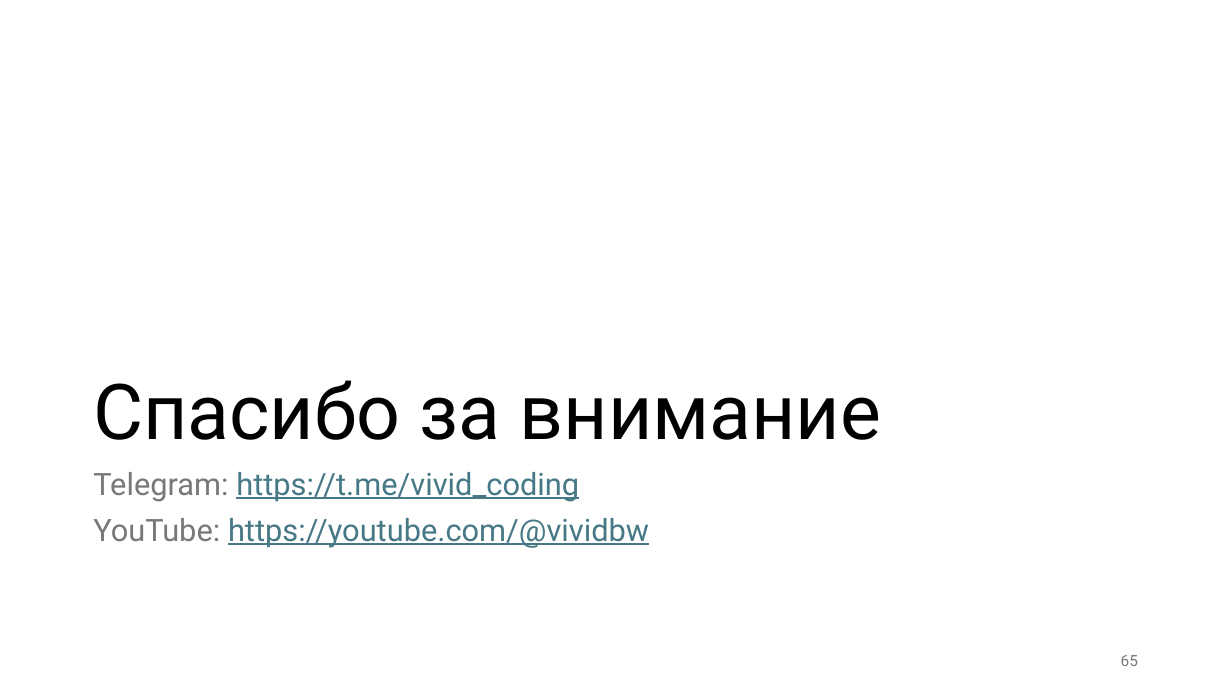
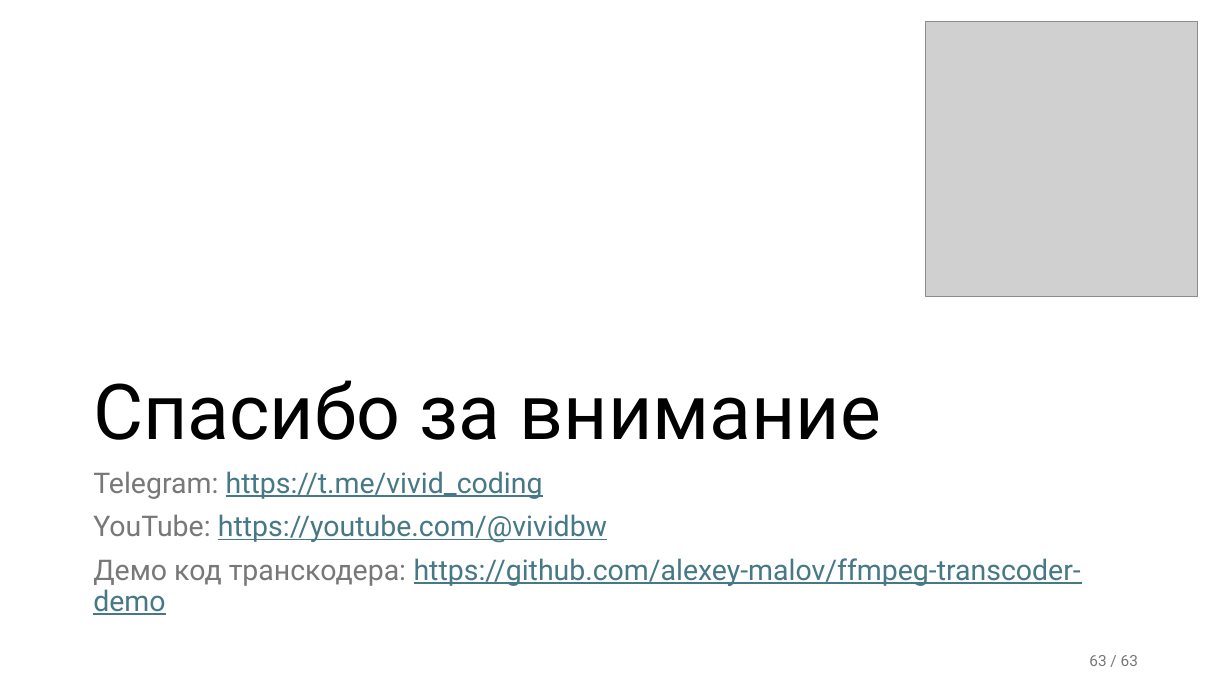
Before and after one commit to alexey-malov/ffmpeg-transcoder-demo, a slide deck: slide 63 of ffmpeg without pain.pptx (slide 65 before the commit). Drawn at 1232x693 pixels with LibreOffice and Linux fonts; fonts in the diff are those of the drawing; grey boxes stand for pictures. Boxes give left, top, right and bottom in pixels: in the first picture for what was removed or moved away, otherwise in the second. Text is boxed around its words. In the diff, an @@ line names an element or a change of style, - is before the commit and + after.

```diff
--- a/ffmpeg without pain.pptx
+++ b/ffmpeg without pain.pptx
@@ picture added at bbox=[925, 21, 1198, 297] @@
@@ text at bbox=[93, 471, 607, 543]: size 24 to 22.2 pt in "Telegram: https://t.me/vivid_coding", "YouTube: https://youtube.com/@vividbw" @@
@@ text at bbox=[93, 558, 1081, 615]: paragraph added @@
+Демо код транскодера: https://github.com/alexey-malov/ffmpeg-transcoder-demo
@@ page number at bbox=[1089, 655, 1138, 666]: text changed @@
-65
+63 / 63
```
Also in this commit, not shown: 4 other slides changed, 1 slide added, 3 slides removed, 2 other files.
